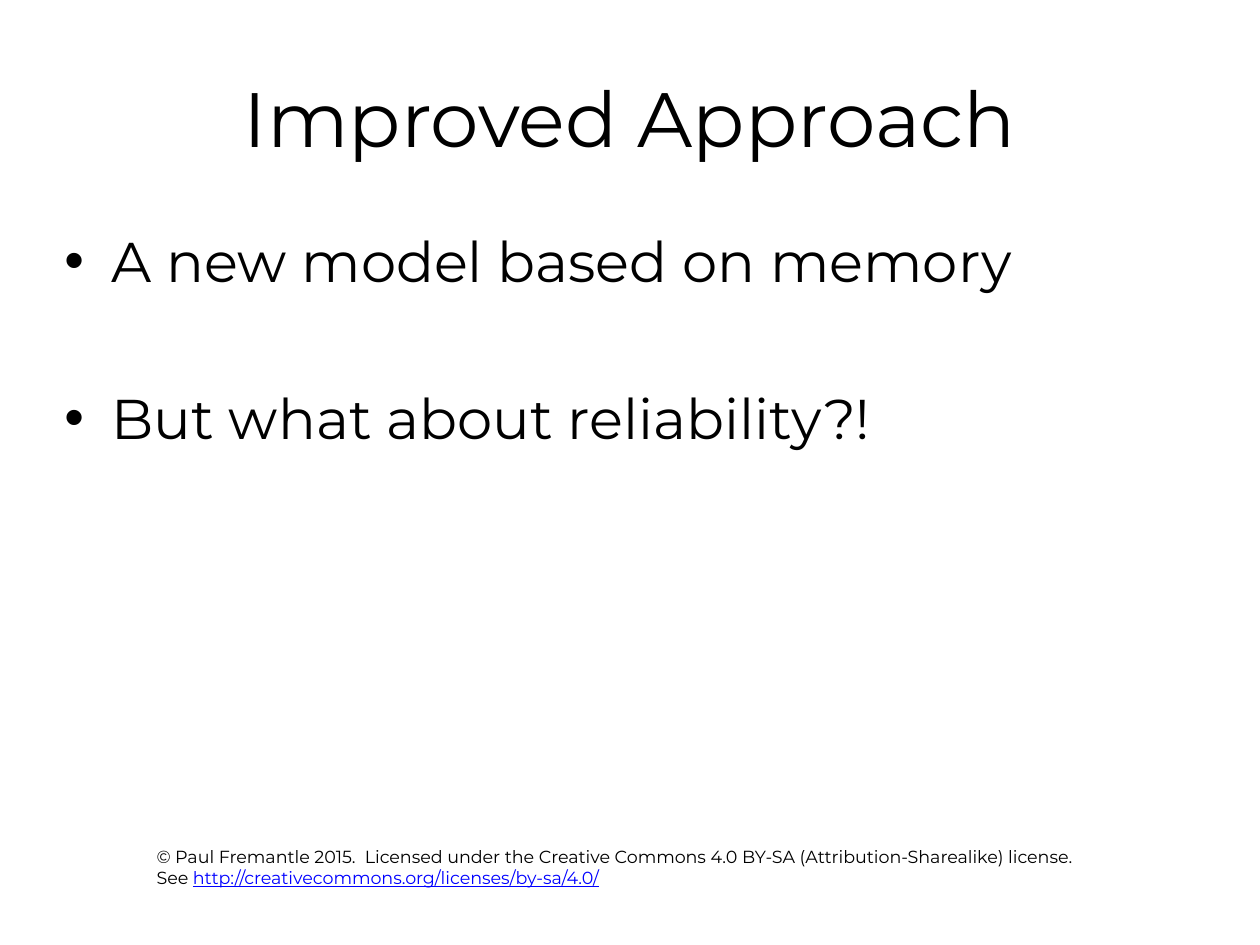
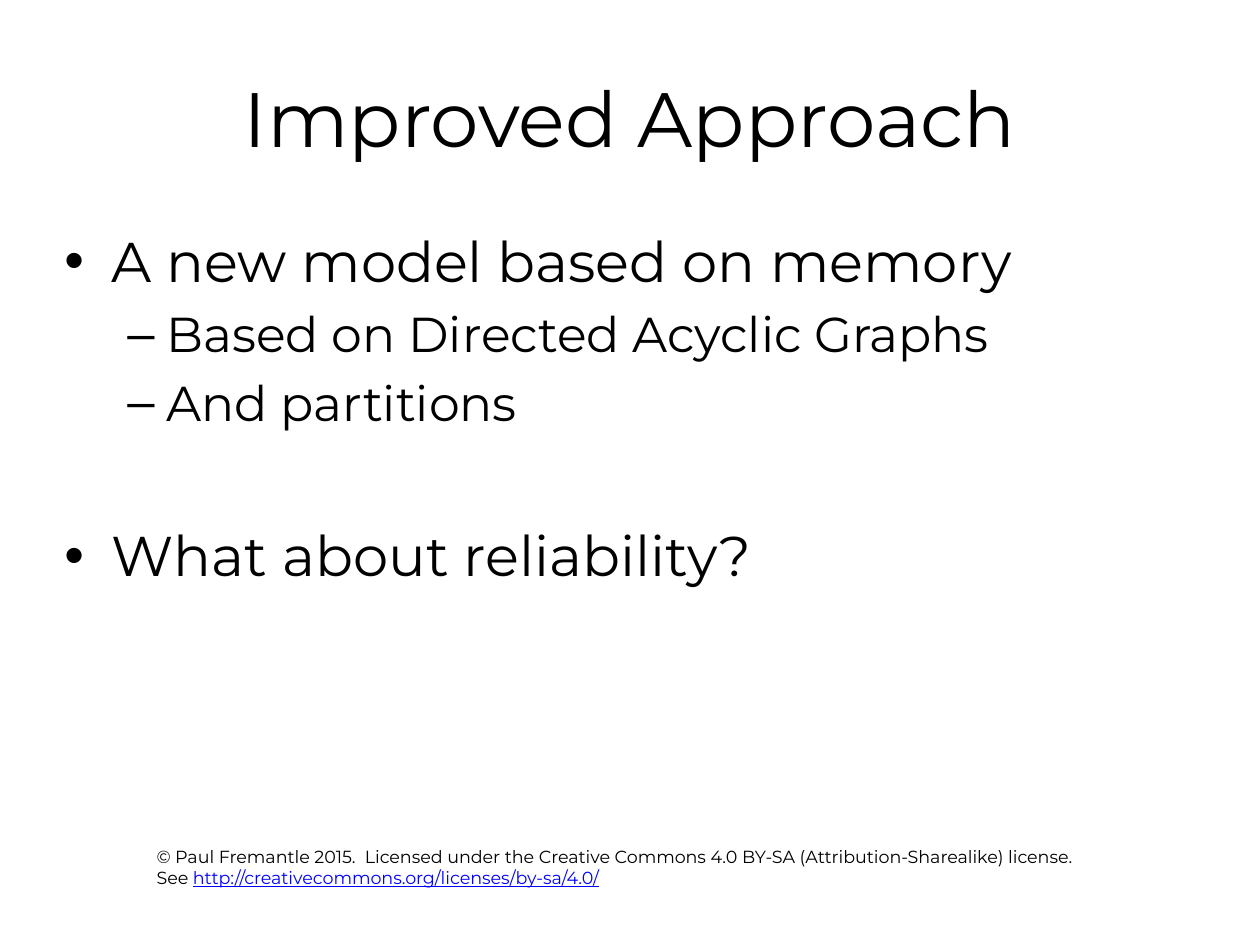
Before and after one commit to pzfreo/ox-clo, a slide deck: slide 5 of pres-source/06-spark-and-adjuncts.pptx. Drawn at 1260x945 pixels with LibreOffice and Linux fonts; fonts in the diff are those of the drawing; background and template pictures are left out. Boxes give left, top, right and bottom in pixels: in the first picture for what was removed or moved away, otherwise in the second. Text is boxed around its words. In the diff, an @@ line names an element or a change of style, - is before the commit and + after.

```diff
--- a/pres-source/06-spark-and-adjuncts.pptx
+++ b/pres-source/06-spark-and-adjuncts.pptx
@@ text at (112, 315, 989, 587): text changed; size 32 to 28 pt @@
-• But what about reliability?!
+  – Based on Directed Acyclic Graphs
+  – And partitions
+• What about reliability?
```
Also in this commit, not shown: 2 other slides changed, 16 slides added, 13 other files.
